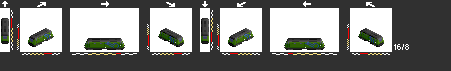
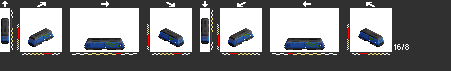
Before/after of a 451x71 layered artwork. What changed in the layer stack:
painted on "Layer 0" over [1, 32, 384, 48]
